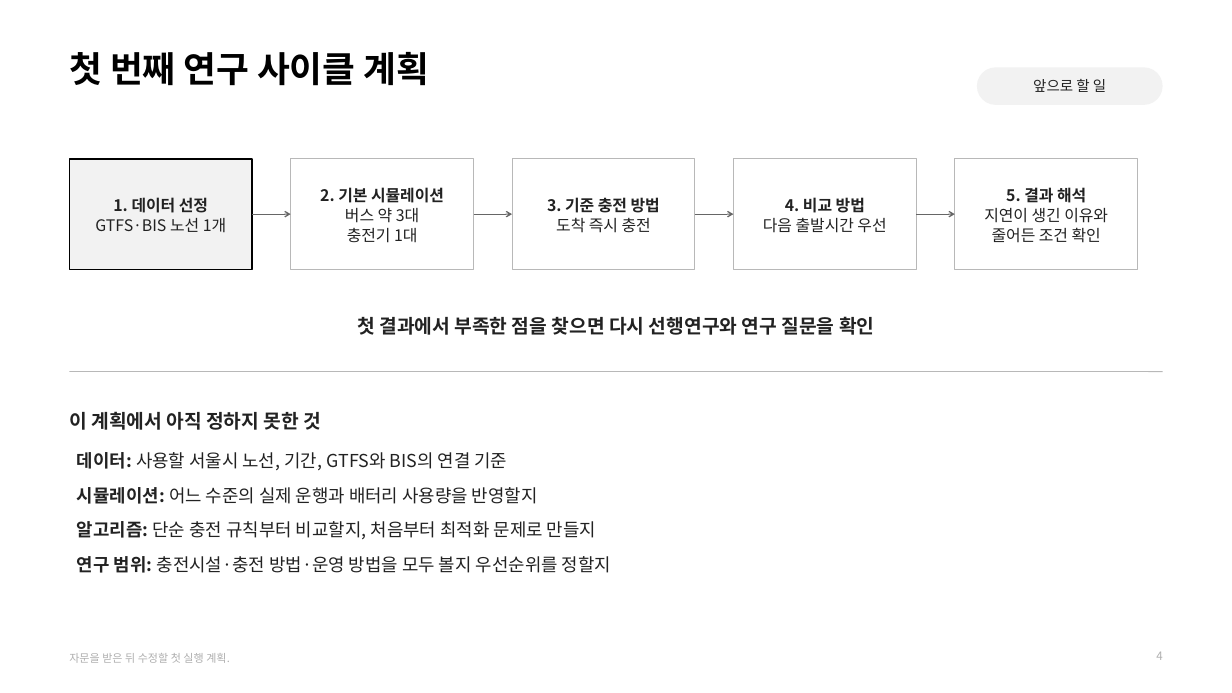
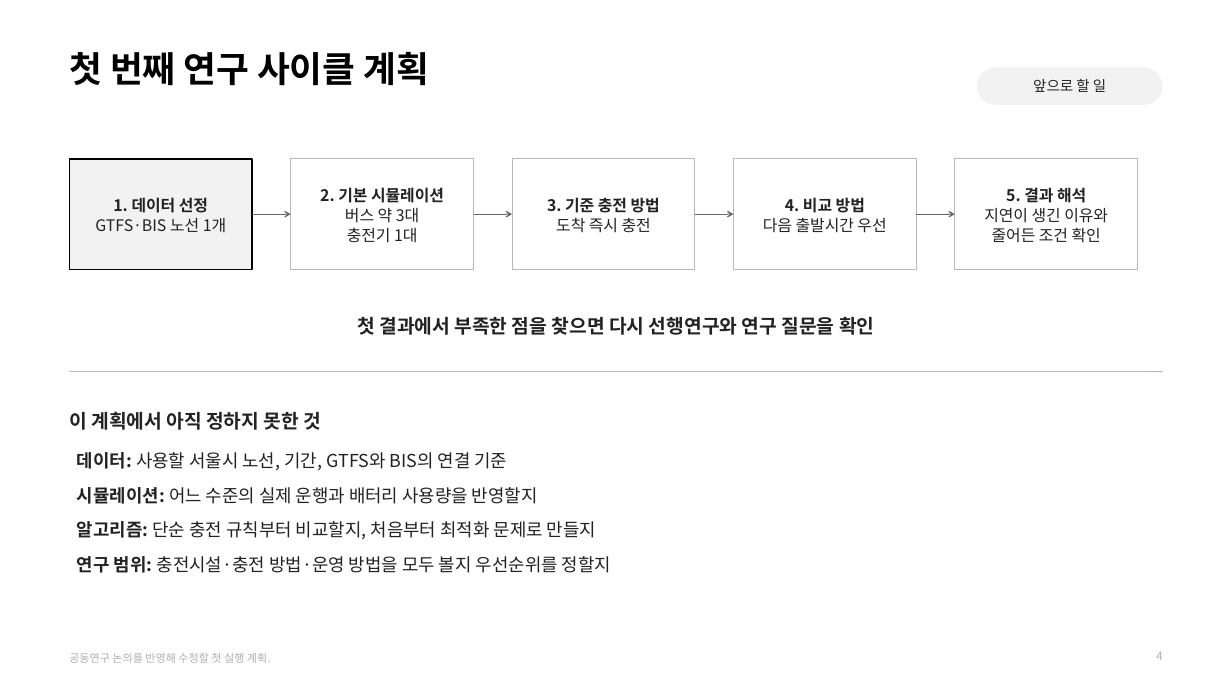
Before and after one commit to jujuwon7/presentation, a slide deck: slide 4 of 전기버스_충전운영_건국대미팅_2026-10-08.pptx. Drawn at 1232x693 pixels with LibreOffice and Linux fonts; fonts in the diff are those of the drawing. Boxes give left, top, right and bottom in pixels: in the first picture for what was removed or moved away, otherwise in the second. Text is boxed around its words. In the diff, an @@ line names an element or a change of style, - is before the commit and + after.

Commit message:
건국대 공동연구 논의용 발표자료와 대본 수정

```diff
--- a/전기버스_충전운영_건국대미팅_2026-10-08.pptx
+++ b/전기버스_충전운영_건국대미팅_2026-10-08.pptx
@@ text at (x1=69, y1=653, x2=271, y2=663): text changed @@
-자문을 받은 뒤 수정할 첫 실행 계획.
+공동연구 논의를 반영해 수정할 첫 실행 계획.
```
Also in this commit, not shown: 2 other slides changed, 1 other file.
